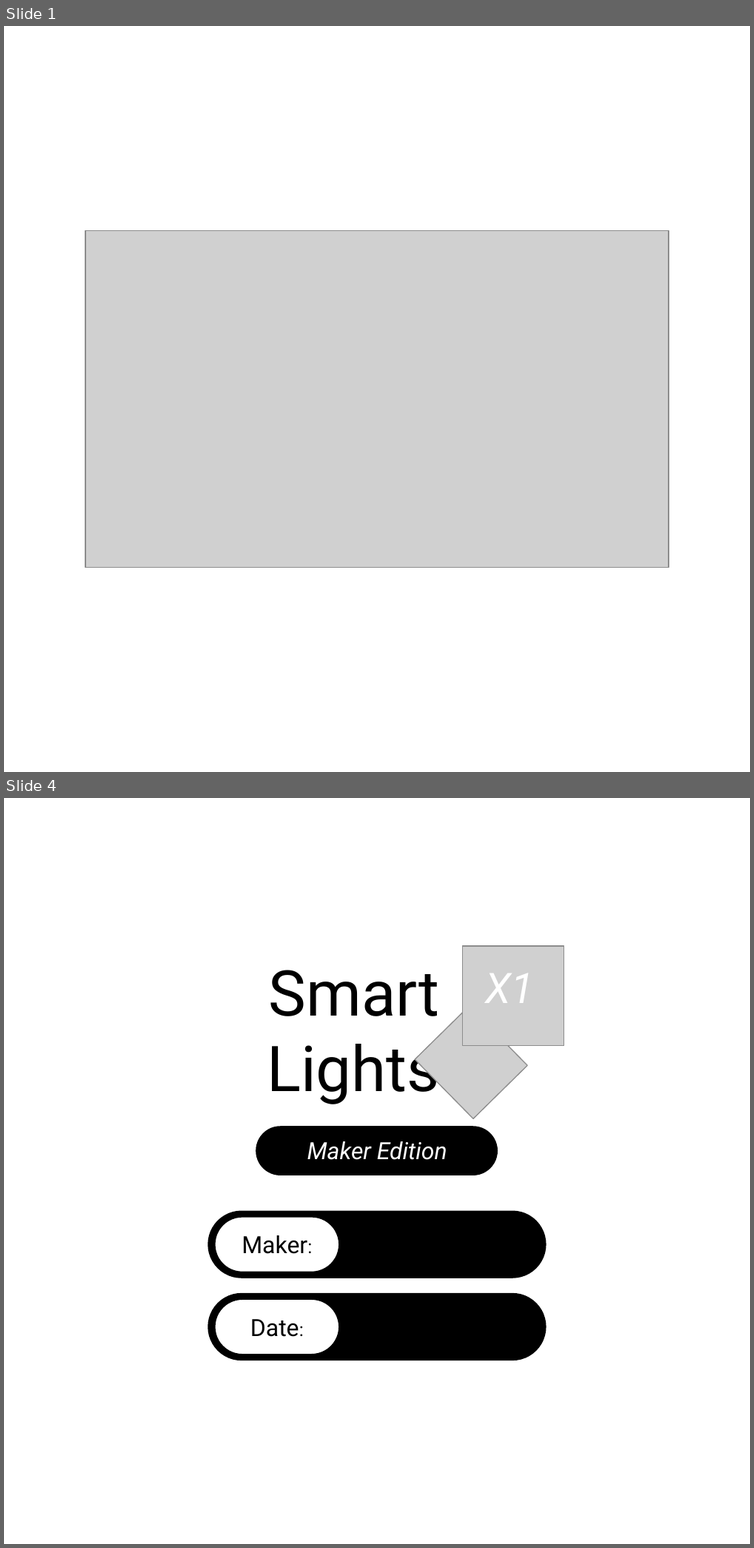
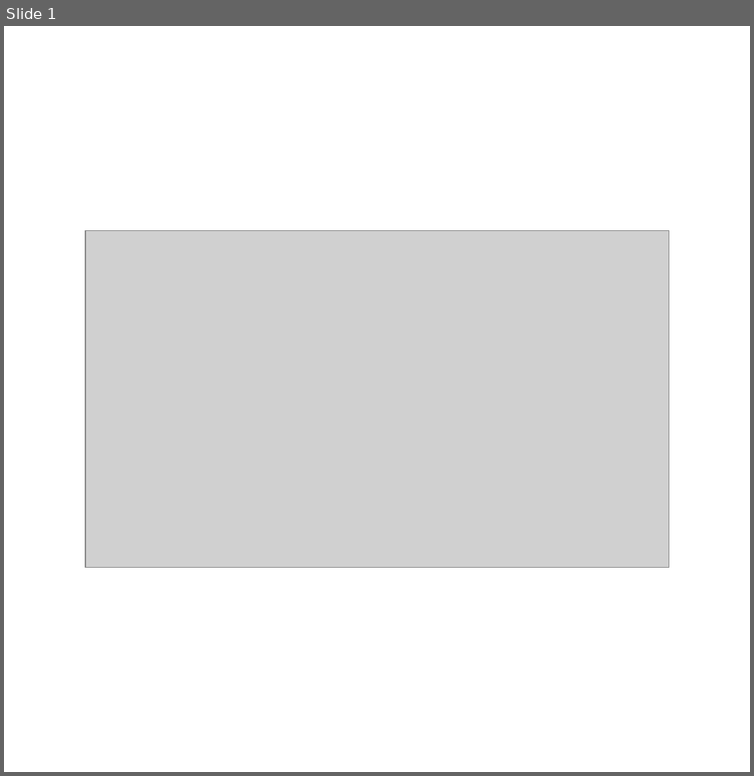
Before and after one commit to JGAguado/Smart_Lights, a slide deck: Documentation/Silkscreen/Design.pptx. Shown one above the other, each under a label of ours: slides 1 and 4 before the commit, slide 1 after it; the slides between them are not shown. The pictures are 754x1548 and 754x776 pixels, drawn with LibreOffice and Linux fonts; fonts in the diff are those of the drawing; grey boxes stand for pictures. Boxes give left, top, right and bottom in pixels: in the first picture for what was removed or moved away, otherwise in the second. Text is boxed around its words. In the diff, an @@ line names an element or a change of style, - is before the commit and + after.

```diff
--- a/Documentation/Silkscreen/Design.pptx
+++ b/Documentation/Silkscreen/Design.pptx
@@ slide 4 removed at (x1=4, y1=798, x2=750, y2=1544), background #FFFFFF @@
@@ group removed at (x1=267, y1=946, x2=564, y2=1118): 2 texts, 2 pictures @@
-Smart Lights
-X1
@@ rounded rectangle removed at (x1=256, y1=1127, x2=497, y2=1175) @@
@@ text removed at (x1=307, y1=1141, x2=447, y2=1160) @@
-Maker Edition
@@ rounded rectangle removed at (x1=209, y1=1211, x2=546, y2=1278) @@
@@ rounded rectangle removed at (x1=214, y1=1217, x2=338, y2=1272) @@
-Maker:
@@ rounded rectangle removed at (x1=209, y1=1294, x2=546, y2=1360) @@
@@ rounded rectangle removed at (x1=214, y1=1300, x2=338, y2=1354) @@
-Date:
```
Also in this commit, not shown: 3 slides added, 2 other slides removed, 2 other files.
